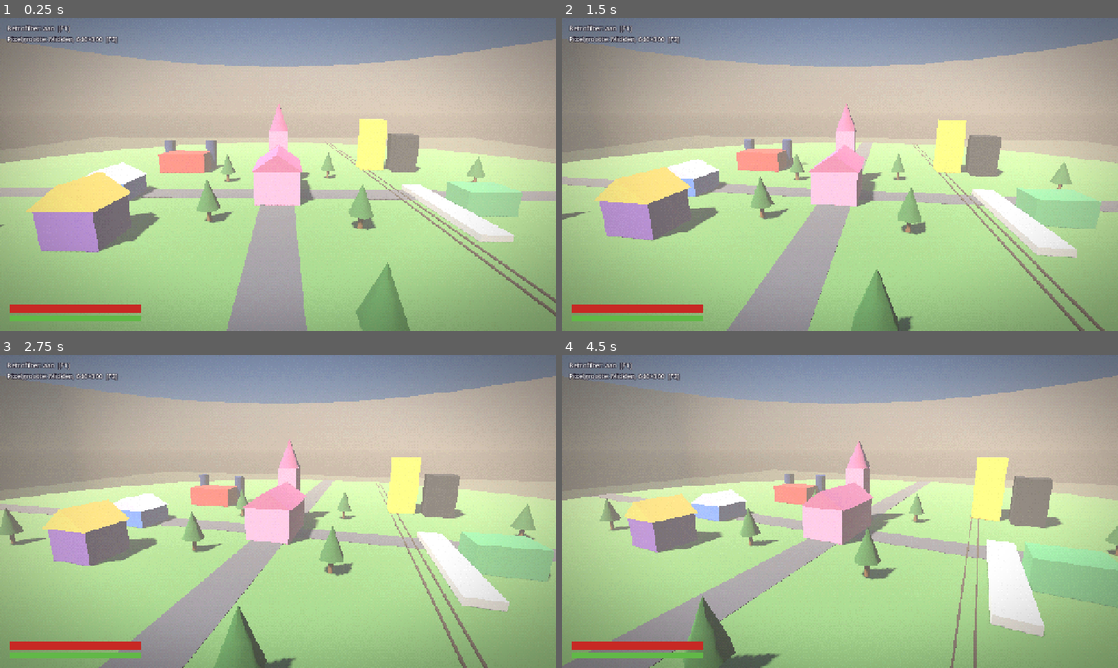
Above: before the commit, frames 1-4 (two rows, left to right).
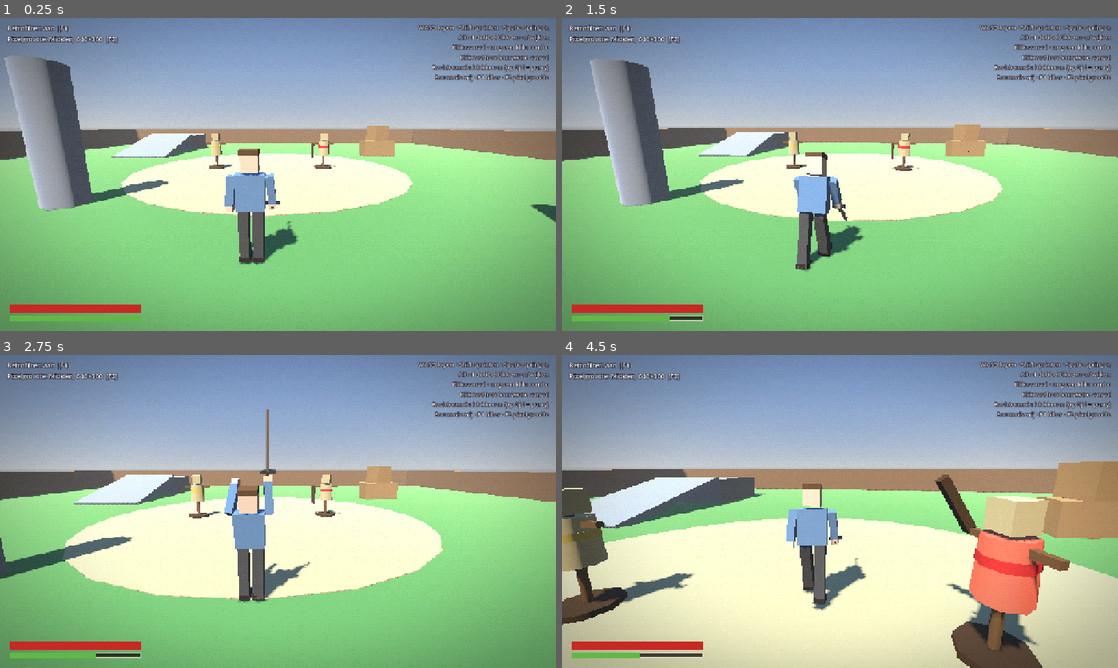
Above: after the commit, the same moments.

Repository: J0C0M/ElstTheGame
Game: Godot game, scene res://scenes/main/Main.tscn
Same seed, same stepped clock (60 frames per second), same inputs: the game is played once before the commit and once after it.
Inputs (mouse positions are in pixels of both pictures, inside the frame that each line leads up to):
- Up to frame 1 (0.25 s): no input
- Up to frame 2 (1.5 s): move the mouse to (867, 174) at 0.52 s; press the mouse at (867, 174) at 0.53 s; hold W (move_forward) from 0.53 s (still down); tap Space (jump) at 0.77 s; tap Shift (sprint) at 0.8, 1.35 s; move the mouse to (812, 174) at 1.27 s; release the mouse at (812, 174) at 1.28 s
- Up to frame 3 (2.75 s): keep holding W (move_forward); tap Space (jump) at 1.52 s; click (250, 511) at 1.55 s; move the mouse to (289, 505) at 2.02 s; press the mouse at (289, 505) at 2.03 s; tap Shift (sprint) at 2.3 s
- Up to frame 4 (4.5 s): keep holding W (move_forward); move the mouse to (834, 517) at 2.77 s; release the mouse at (834, 517) at 2.78 s; right-click (834, 517) at 2.85 s; tap Space (jump) at 3.02, 3.77 s; click (834, 517) at 3.05 s; move the mouse to (878, 514) at 3.52 s; hold Alt (dodge) 3.53-4.28 s; tap Shift (sprint) at 3.8, 4.35 s; move the mouse to (795, 508) at 4.27 s

The runs differ from the first frame. In frame 1, 85% of the frame differs, in the area x 0-100%, y 2-100%; in frame 2, 85%; in frame 3, 85%; in frame 4, 87%.

Commit message:
Add test arena as the main scene

Diff:
--- a/scenes/main/Main.tscn
+++ b/scenes/main/Main.tscn
@@ -2,12 +2,12 @@
 
 [ext_resource type="Script" path="res://scenes/main/main.gd" id="1_main"]
 [ext_resource type="PackedScene" path="res://scenes/main/RetroScreen.tscn" id="2_retro"]
-[ext_resource type="PackedScene" path="res://scenes/world/FilterTest.tscn" id="3_test"]
+[ext_resource type="PackedScene" path="res://scenes/world/TestArena.tscn" id="3_arena"]
 [ext_resource type="PackedScene" path="res://scenes/ui/HUD.tscn" id="4_hud"]
 
 [node name="Main" type="Node"]
 script = ExtResource("1_main")
-start_scene = ExtResource("3_test")
+start_scene = ExtResource("3_arena")
 
 [node name="RetroScreen" parent="." instance=ExtResource("2_retro")]
 
@@ -25,3 +25,23 @@
 theme_override_constants/outline_size = 6
 theme_override_font_sizes/font_size = 15
 text = "Retrofilter"
+
+[node name="ControlsHelp" type="Label" parent="UI"]
+anchor_left = 1.0
+anchor_right = 1.0
+offset_left = -420.0
+offset_top = 12.0
+offset_right = -16.0
+offset_bottom = 150.0
+grow_horizontal = 0
+theme_override_colors/font_color = Color(1, 1, 1, 0.9)
+theme_override_colors/font_outline_color = Color(0.08, 0.06, 0.12, 1)
+theme_override_constants/outline_size = 5
+theme_override_font_sizes/font_size = 14
+text = "WASD lopen · Shift sprinten · Spatie springen
+Alt of dubbel tikken: ontwijken
+Klik: aanval · nog een klik: combo
+Klik vasthouden: zware aanval
+Rechtermuis: blokkeren (op tijd = parry)
+Esc: muis vrij · F1 filter · F2 pixelgrootte"
+horizontal_alignment = 2
--- /dev/null
+++ b/scenes/world/TestArena.tscn
@@ -0,0 +1,257 @@
+[gd_scene format=3]
+
+[ext_resource type="Script" path="res://scenes/world/test_arena.gd" id="1_arena"]
+[ext_resource type="PackedScene" path="res://scenes/player/Player.tscn" id="2_player"]
+[ext_resource type="PackedScene" path="res://scenes/enemies/TrainingDummy.tscn" id="3_dummy"]
+[ext_resource type="Resource" path="res://data/enemies/sparring_dummy.tres" id="4_sparring"]
+
+[sub_resource type="ProceduralSkyMaterial" id="Sky_material"]
+sky_top_color = Color(0.32, 0.52, 0.8, 1)
+sky_horizon_color = Color(0.78, 0.8, 0.82, 1)
+ground_bottom_color = Color(0.3, 0.3, 0.28, 1)
+ground_horizon_color = Color(0.78, 0.8, 0.82, 1)
+
+[sub_resource type="Sky" id="Sky_main"]
+sky_material = SubResource("Sky_material")
+
+[sub_resource type="Environment" id="Environment_main"]
+background_mode = 2
+sky = SubResource("Sky_main")
+ambient_light_source = 3
+ambient_light_energy = 0.8
+fog_enabled = true
+fog_light_color = Color(0.78, 0.8, 0.82, 1)
+fog_density = 0.004
+fog_sky_affect = 0.2
+
+[sub_resource type="StandardMaterial3D" id="Mat_grass"]
+albedo_color = Color(0.38, 0.58, 0.3, 1)
+specular_mode = 2
+
+[sub_resource type="StandardMaterial3D" id="Mat_sand"]
+albedo_color = Color(0.8, 0.7, 0.5, 1)
+specular_mode = 2
+
+[sub_resource type="StandardMaterial3D" id="Mat_fence"]
+albedo_color = Color(0.5, 0.34, 0.2, 1)
+specular_mode = 2
+
+[sub_resource type="StandardMaterial3D" id="Mat_crate"]
+albedo_color = Color(0.66, 0.48, 0.28, 1)
+specular_mode = 2
+
+[sub_resource type="StandardMaterial3D" id="Mat_stone"]
+albedo_color = Color(0.6, 0.6, 0.62, 1)
+specular_mode = 2
+
+[sub_resource type="StandardMaterial3D" id="Mat_platform"]
+albedo_color = Color(0.55, 0.52, 0.5, 1)
+specular_mode = 2
+
+[sub_resource type="BoxMesh" id="Mesh_floor"]
+material = SubResource("Mat_grass")
+size = Vector3(40, 1, 40)
+
+[sub_resource type="BoxShape3D" id="Shape_floor"]
+size = Vector3(40, 1, 40)
+
+[sub_resource type="BoxMesh" id="Mesh_wall_ns"]
+material = SubResource("Mat_fence")
+size = Vector3(40, 2, 0.6)
+
+[sub_resource type="BoxShape3D" id="Shape_wall_ns"]
+size = Vector3(40, 2, 0.6)
+
+[sub_resource type="BoxMesh" id="Mesh_wall_ew"]
+material = SubResource("Mat_fence")
+size = Vector3(0.6, 2, 40)
+
+[sub_resource type="BoxShape3D" id="Shape_wall_ew"]
+size = Vector3(0.6, 2, 40)
+
+[sub_resource type="BoxMesh" id="Mesh_crate"]
+material = SubResource("Mat_crate")
+size = Vector3(1.2, 1.2, 1.2)
+
+[sub_resource type="BoxShape3D" id="Shape_crate"]
+size = Vector3(1.2, 1.2, 1.2)
+
+[sub_resource type="BoxMesh" id="Mesh_ramp"]
+material = SubResource("Mat_stone")
+size = Vector3(4, 0.3, 6)
+
+[sub_resource type="BoxShape3D" id="Shape_ramp"]
+size = Vector3(4, 0.3, 6)
+
+[sub_resource type="BoxMesh" id="Mesh_platform"]
+material = SubResource("Mat_platform")
+size = Vector3(4, 1.5, 4)
+
+[sub_resource type="BoxShape3D" id="Shape_platform"]
+size = Vector3(4, 1.5, 4)
+
+[sub_resource type="CylinderMesh" id="Mesh_ring"]
+material = SubResource("Mat_sand")
+top_radius = 7.0
+bottom_radius = 7.0
+height = 0.02
+radial_segments = 24
+rings = 1
+
+[sub_resource type="CylinderMesh" id="Mesh_pillar"]
+material = SubResource("Mat_stone")
+top_radius = 0.6
+bottom_radius = 0.6
+height = 4.0
+radial_segments = 8
+rings = 1
+
+[sub_resource type="CylinderShape3D" id="Shape_pillar"]
+height = 4.0
+radius = 0.6
+
+[node name="TestArena" type="Node3D"]
+script = ExtResource("1_arena")
+
+[node name="WorldEnvironment" type="WorldEnvironment" parent="."]
+environment = SubResource("Environment_main")
+
+[node name="Sun" type="DirectionalLight3D" parent="."]
+rotation = Vector3(-0.959931, -0.523599, 0)
+light_color = Color(1, 0.96, 0.88, 1)
+shadow_enabled = true
+
+[node name="Floor" type="StaticBody3D" parent="."]
+position = Vector3(0, -0.5, 0)
+
+[node name="CollisionShape3D" type="CollisionShape3D" parent="Floor"]
+shape = SubResource("Shape_floor")
+
+[node name="Mesh" type="MeshInstance3D" parent="Floor"]
+mesh = SubResource("Mesh_floor")
+
+[node name="Ring" type="MeshInstance3D" parent="."]
+position = Vector3(0, 0.01, 0)
+mesh = SubResource("Mesh_ring")
+
+[node name="Walls" type="Node3D" parent="."]
+
+[node name="North" type="StaticBody3D" parent="Walls"]
+position = Vector3(0, 1, -20)
+
+[node name="CollisionShape3D" type="CollisionShape3D" parent="Walls/North"]
+shape = SubResource("Shape_wall_ns")
+
+[node name="Mesh" type="MeshInstance3D" parent="Walls/North"]
+mesh = SubResource("Mesh_wall_ns")
+
+[node name="South" type="StaticBody3D" parent="Walls"]
+position = Vector3(0, 1, 20)
+
+[node name="CollisionShape3D" type="CollisionShape3D" parent="Walls/South"]
+shape = SubResource("Shape_wall_ns")
+
+[node name="Mesh" type="MeshInstance3D" parent="Walls/South"]
+mesh = SubResource("Mesh_wall_ns")
+
+[node name="East" type="StaticBody3D" parent="Walls"]
+position = Vector3(20, 1, 0)
+
+[node name="CollisionShape3D" type="CollisionShape3D" parent="Walls/East"]
+shape = SubResource("Shape_wall_ew")
+
+[node name="Mesh" type="MeshInstance3D" parent="Walls/East"]
+mesh = SubResource("Mesh_wall_ew")
+
+[node name="West" type="StaticBody3D" parent="Walls"]
+position = Vector3(-20, 1, 0)
+
+[node name="CollisionShape3D" type="CollisionShape3D" parent="Walls/West"]
+shape = SubResource("Shape_wall_ew")
+
+[node name="Mesh" type="MeshInstance3D" parent="Walls/West"]
+mesh = SubResource("Mesh_wall_ew")
+
+[node name="Obstacles" type="Node3D" parent="."]
+
+[node name="CrateA" type="StaticBody3D" parent="Obstacles"]
+position = Vector3(8, 0.6, -6)
+
+[node name="CollisionShape3D" type="CollisionShape3D" parent="Obstacles/CrateA"]
+shape = SubResource("Shape_crate")
+
+[node name="Mesh" type="MeshInstance3D" parent="Obstacles/CrateA"]
+mesh = SubResource("Mesh_crate")
+
+[node name="CrateB" type="StaticBody3D" parent="Obstacles"]
+position = Vector3(9.3, 0.6, -6.2)
+
+[node name="CollisionShape3D" type="CollisionShape3D" parent="Obstacles/CrateB"]
+shape = SubResource("Shape_crate")
+
+[node name="Mesh" type="MeshInstance3D" parent="Obstacles/CrateB"]
+mesh = SubResource("Mesh_crate")
+
+[node name="CrateC" type="StaticBody3D" parent="Obstacles"]
+position = Vector3(8.6, 1.8, -6.1)
+rotation = Vector3(0, 0.3, 0)
+
+[node name="CollisionShape3D" type="CollisionShape3D" parent="Obstacles/CrateC"]
+shape = SubResource("Shape_crate")
+
+[node name="Mesh" type="MeshInstance3D" parent="Obstacles/CrateC"]
+mesh = SubResource("Mesh_crate")
+
+[node name="Ramp" type="StaticBody3D" parent="Obstacles"]
+position = Vector3(-10, 0.75, -7)
+rotation = Vector3(0.261799, 0, 0)
+
+[node name="CollisionShape3D" type="CollisionShape3D" parent="Obstacles/Ramp"]
+shape = SubResource("Shape_ramp")
+
+[node name="Mesh" type="MeshInstance3D" parent="Obstacles/Ramp"]
+mesh = SubResource("Mesh_ramp")
+
+[node name="Platform" type="StaticBody3D" parent="Obstacles"]
+position = Vector3(-10, 0.75, -12)
+
+[node name="CollisionShape3D" type="CollisionShape3D" parent="Obstacles/Platform"]
+shape = SubResource("Shape_platform")
+
+[node name="Mesh" type="MeshInstance3D" parent="Obstacles/Platform"]
+mesh = SubResource("Mesh_platform")
+
+[node name="PillarA" type="StaticBody3D" parent="Obstacles"]
+position = Vector3(-6, 2, 6)
+
+[node name="CollisionShape3D" type="CollisionShape3D" parent="Obstacles/PillarA"]
+shape = SubResource("Shape_pillar")
+
+[node name="Mesh" type="MeshInstance3D" parent="Obstacles/PillarA"]
+mesh = SubResource("Mesh_pillar")
+
+[node name="PillarB" type="StaticBody3D" parent="Obstacles"]
+position = Vector3(7, 2, 9)
+
+[node name="CollisionShape3D" type="CollisionShape3D" parent="Obstacles/PillarB"]
+shape = SubResource("Shape_pillar")
+
+[node name="Mesh" type="MeshInstance3D" parent="Obstacles/PillarB"]
+mesh = SubResource("Mesh_pillar")
+
+[node name="PlayerSpawn" type="Marker3D" parent="."]
+position = Vector3(0, 0, 9)
+
+[node name="Player" parent="." instance=ExtResource("2_player")]
+position = Vector3(0, 0, 9)
+
+[node name="TrainingDummy" parent="." instance=ExtResource("3_dummy")]
+position = Vector3(-3, 0, 0)
+rotation = Vector3(0, 3.14159, 0)
+
+[node name="SparringDummy" parent="." instance=ExtResource("3_dummy")]
+position = Vector3(3, 0, 0)
+rotation = Vector3(0, 3.14159, 0)
+data = ExtResource("4_sparring")
+attack_enabled = true
+band_color = Color(0.82, 0.18, 0.16, 1)
--- /dev/null
+++ b/scenes/world/test_arena.gd
@@ -0,0 +1,17 @@
+extends Node3D
+## Test arena for Phase 1. Brings the player back a few seconds after dying;
+## from Phase 3 on, dying loads the last save instead.
+
+@export var respawn_delay: float = 3.0
+
+@onready var _player: Player = $Player
+@onready var _spawn: Marker3D = $PlayerSpawn
+
+
+func _ready() -> void:
+	EventBus.player_died.connect(_on_player_died)
+
+
+func _on_player_died() -> void:
+	await get_tree().create_timer(respawn_delay).timeout
+	_player.respawn(_spawn.global_transform)
Not shown, added: scenes/world/test_arena.gd.uid
